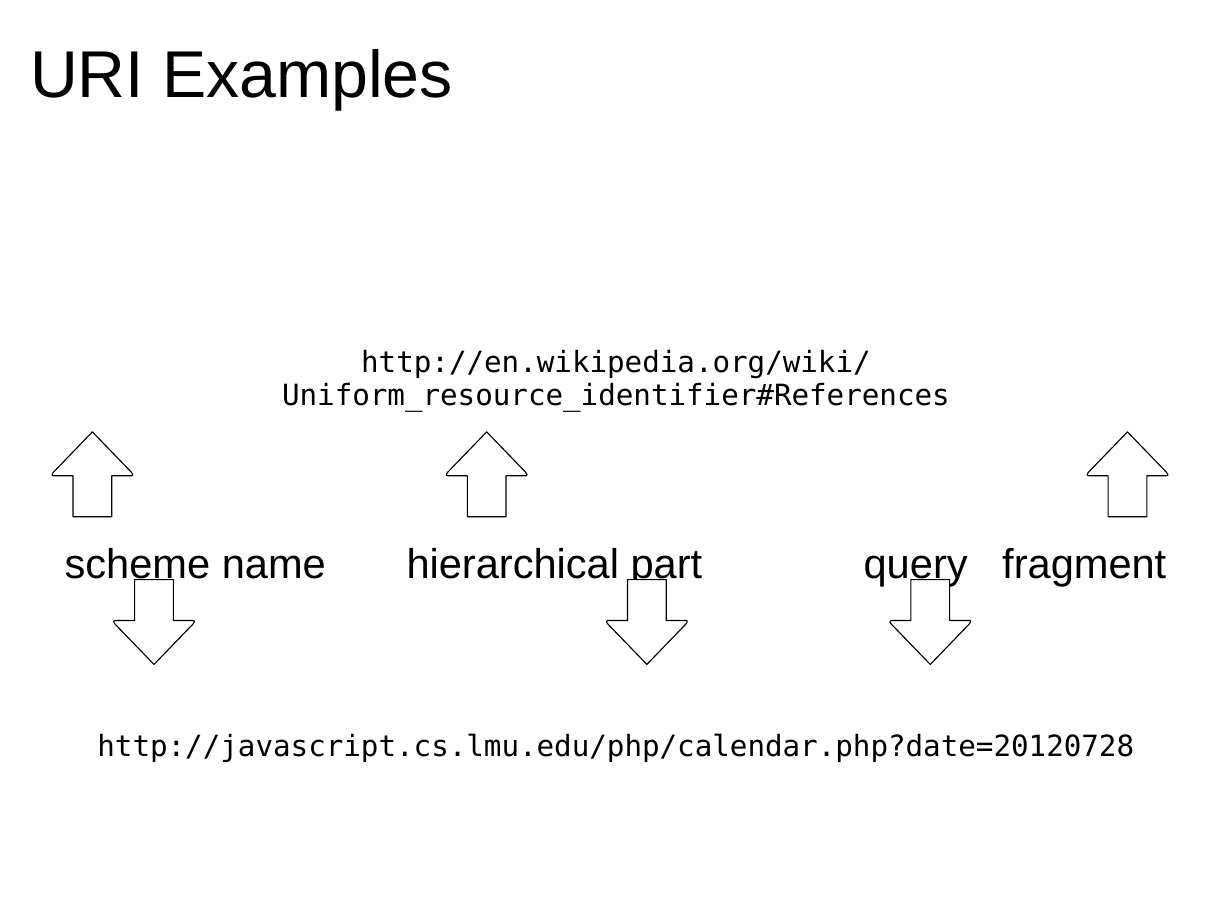
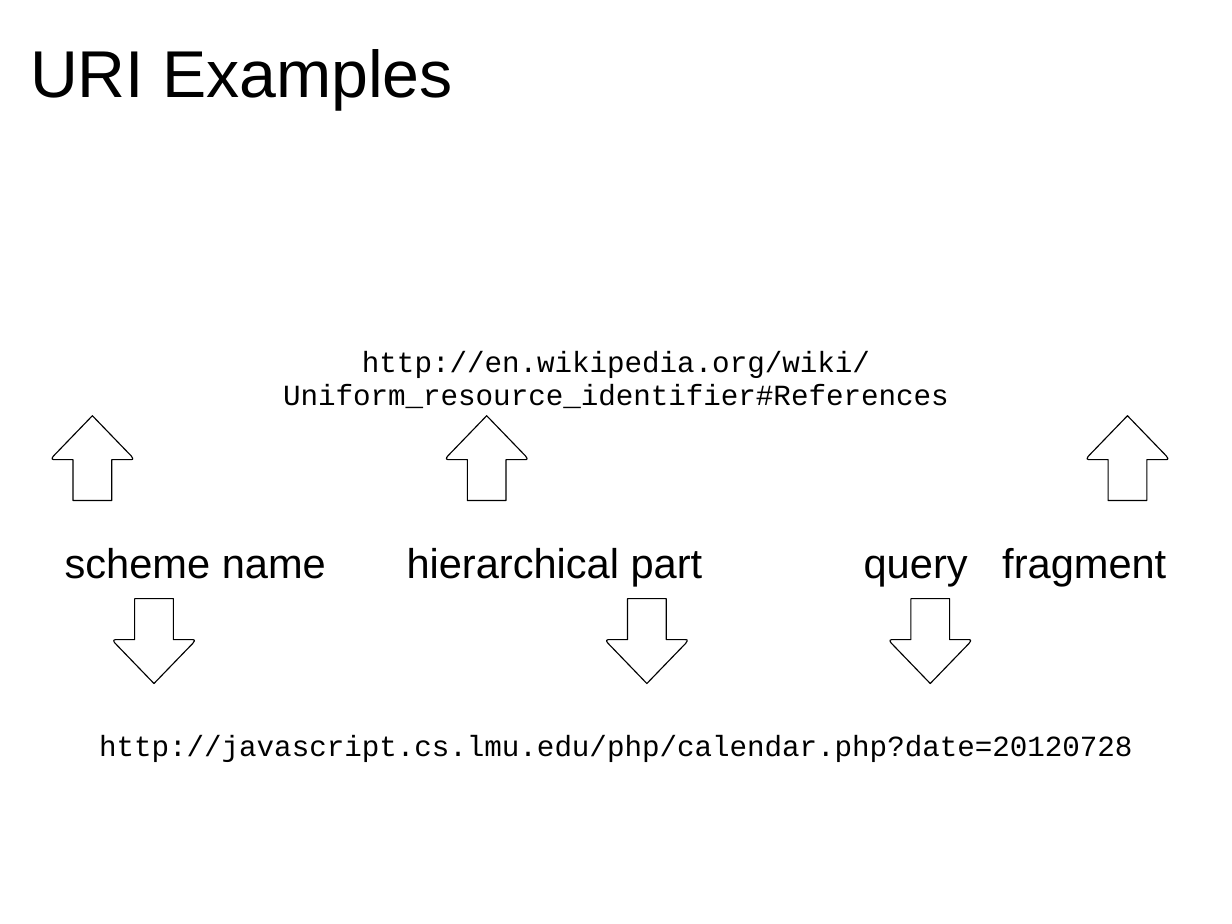
Before and after one commit to dondi/javascript-book, a slide deck: slide 37 of presentations/Chapter_8_Presentation.ppt. Drawn at 1232x924 pixels with LibreOffice and Linux fonts; fonts in the diff are those of the drawing; background and template pictures are left out. Boxes give left, top, right and bottom in pixels: in the first picture for what was removed or moved away, otherwise in the second. Text is boxed around its words. In the diff, an @@ line names an element or a change of style, - is before the commit and + after.

```diff
--- a/presentations/Chapter_8_Presentation.ppt
+++ b/presentations/Chapter_8_Presentation.ppt
@@ text at bbox=[99, 351, 1132, 762]: font DejaVu Sans Mono to Courier New in "http://en.wikipedia.org/wiki/Uniform_resource_identifier#Ref ...", "http://javascript.cs.lmu.edu/php/calendar.php?date=20120728" @@
@@ 3 freeform shapes: place and size @@
-3 freeform shapes at bbox=[50, 432, 1170, 518]
+3 freeform shapes at bbox=[50, 416, 1170, 501]
@@ 3 freeform shapes: place and size @@
-3 freeform shapes at bbox=[112, 580, 974, 665]
+3 freeform shapes at bbox=[112, 599, 974, 684]
```
Also in this commit, not shown: 19 other slides changed.
